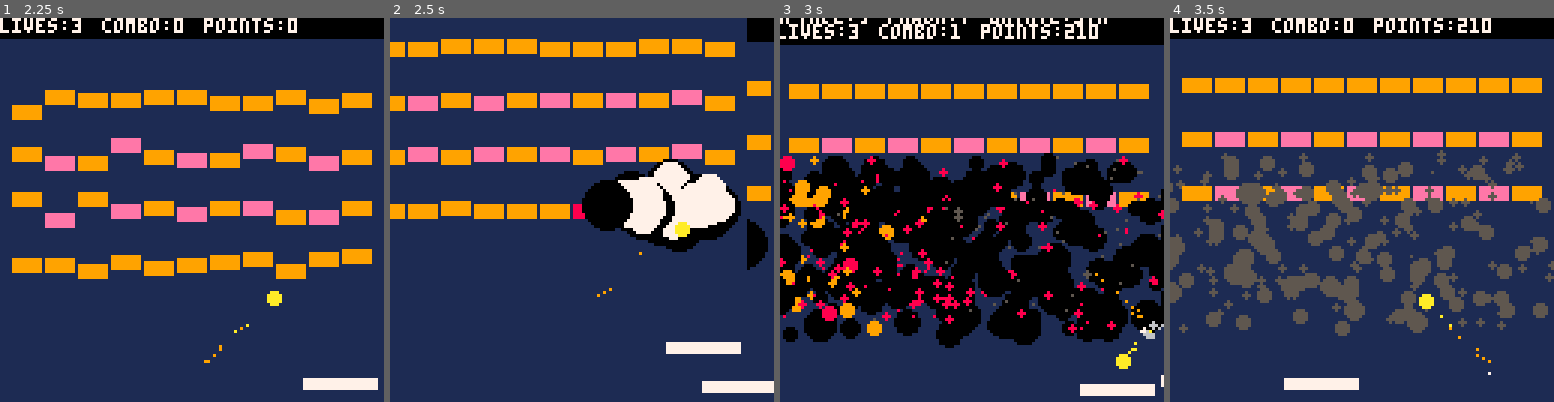
Above: before the commit, frames 1-4 (left to right).
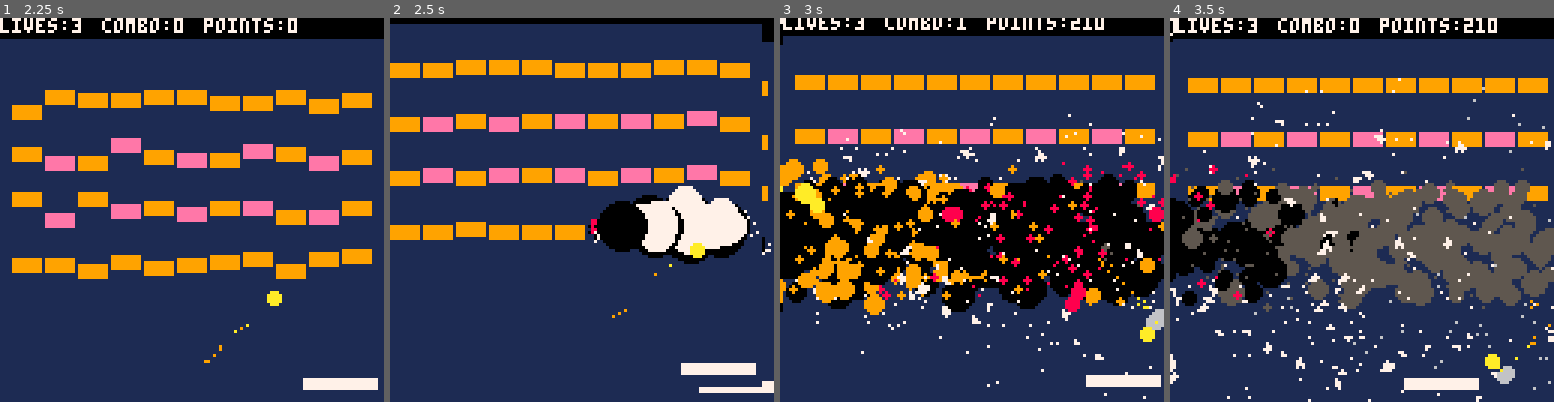
Above: after the commit, the same moments.

Repository: CaseyNord/Pico-8-Hero
Game: PICO-8 cartridge mybreakout.p8
Same seed, same stepped clock (60 frames per second), same inputs: the game is played once before the commit and once after it.
Inputs:
- Up to frame 1 (2.25 s): tap X (X key) at 0.33, 1.07, 1.85 s; hold Right 1.6-2.1 s
- Up to frame 2 (2.5 s): hold Right from 2.47 s (still down)
- Up to frame 3 (3 s): keep holding Right; tap X (X key) at 2.97 s
- Up to frame 4 (3.5 s): release Right at 3.03 s; hold Left from 3.08 s (still down)

Frame 1 is identical in both runs. In frame 2, 33% of the frame differs, in the area x 0-100%, y 0-98%; in frame 3, 40%, in the area x 0-100%, y 0-100%; in frame 4, 32%.

Commit message:
adding shatter bricks to explosions and tweaking values

Diff:
--- a/mybreakout.p8
+++ b/mybreakout.p8
@@ -5,8 +5,6 @@
 --variable scope in functions
 --fix level clear after brick explode
 --juicyness
---	particles
---	- explosions
 --  stage clear wait
 --high score
 --ui
@@ -850,6 +848,7 @@
 	--explosion brick
 	elseif brickobj[_i].type=="s" then
 		sfx(02+player.combo)
+		shatter_brick(brickobj[_i],last_hit_x,last_hit_y)
 		brickobj[_i].type="zz"
 		player.points+=10*(player.combo+1)*powerup.multiplier
 		combo(_combo)
@@ -877,8 +876,8 @@
 			--brick explosion effect
 			brick_explode(i)
 			spawn_explosion(brickobj[i].x,brickobj[i].y)
-			if shake<0.5 then
-				shake+=0.4
+			if shake<0.4 then
+				shake+=0.1
 			end
 		end
 	end
@@ -1416,8 +1415,8 @@
 	--first smoke
 	for i=0,20 do
 		local _angle=rnd()
-		local _dx=sin(_angle)*(2+rnd(4))
-		local _dy=cos(_angle)*(2+rnd(4))
+		local _dx=sin(_angle)*(rnd(4))
+		local _dy=cos(_angle)*(rnd(4))
 		local _color={0,0,5,5,6}
 
 		add_particle(_x,_y,_dx,_dy,2,80+rnd(15),_color,3+rnd(6))
@@ -1426,8 +1425,8 @@
 	--fireball
 	for i=0,30 do
 		local _angle=rnd()
-		local _dx=sin(_angle)*(2+rnd(4))
-		local _dy=cos(_angle)*(2+rnd(4))
+		local _dx=sin(_angle)*(1+rnd(4))
+		local _dy=cos(_angle)*(1+rnd(4))
 		local _color={7,10,9,8,5}
 
 		add_particle(_x,_y,_dx,_dy,2,30+rnd(15),_color,2+rnd(4))
